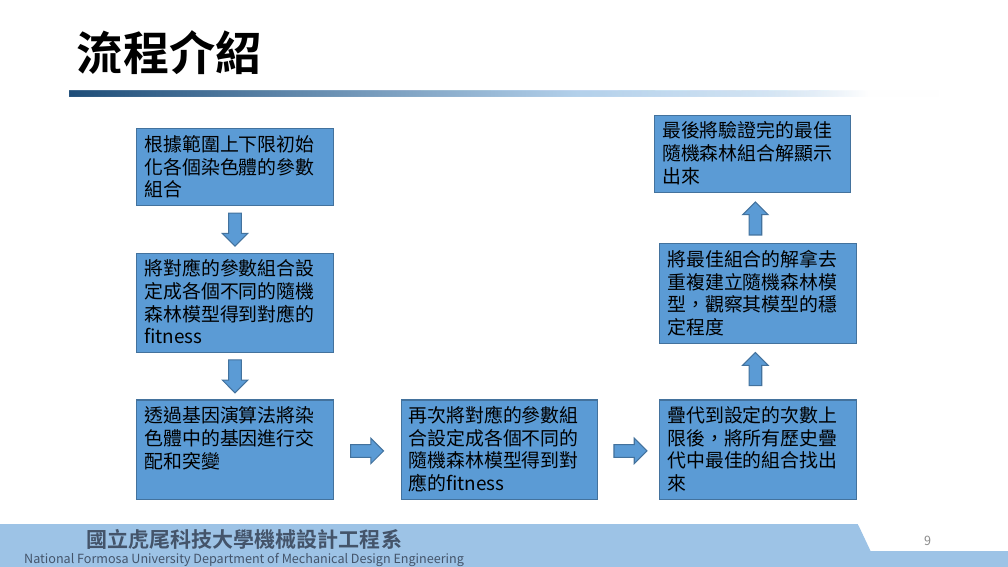
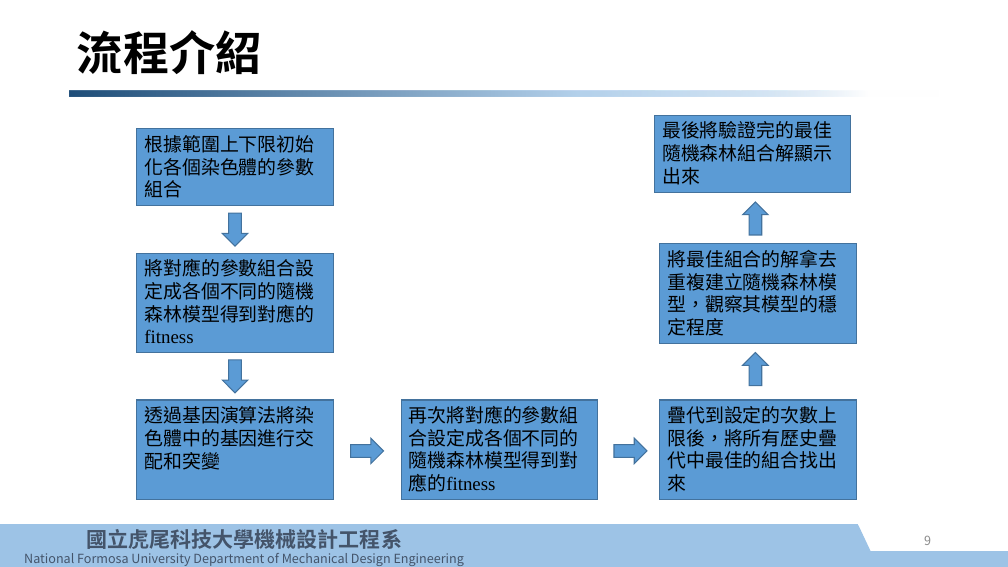
Before and after one commit to e970230/test, a slide deck: slide 9 of GA_RF/基因演算法控制隨機森林使用說明.pptx. Drawn at 1008x567 pixels with LibreOffice and Linux fonts; fonts in the diff are those of the drawing; background and template pictures are left out. Boxes give left, top, right and bottom in pixels: in the first picture for what was removed or moved away, otherwise in the second. Text is boxed around its words. In the diff, an @@ line names an element or a change of style, - is before the commit and + after.

```diff
--- a/GA_RF/基因演算法控制隨機森林使用說明.pptx
+++ b/GA_RF/基因演算法控制隨機森林使用說明.pptx
@@ text "將對應的參數組合設定成各個不同的隨機森林模型得到對應的fitness" at (144,259,314,343): font Noto Sans CJK SC to Times New Roman in "將對應的參數組合設定成各個不同的隨機森林模型得到對應的fitness" @@
@@ text "再次將對應的參數組合設定成各個不同的隨機森林模型得到對應的fitness" at (409,406,579,492): font Noto Sans CJK SC to Times New Roman in "再次將對應的參數組合設定成各個不同的隨機森林模型得到對應的fitness" @@
```
Also in this commit, not shown: 8 other slides changed, 8 other files.
